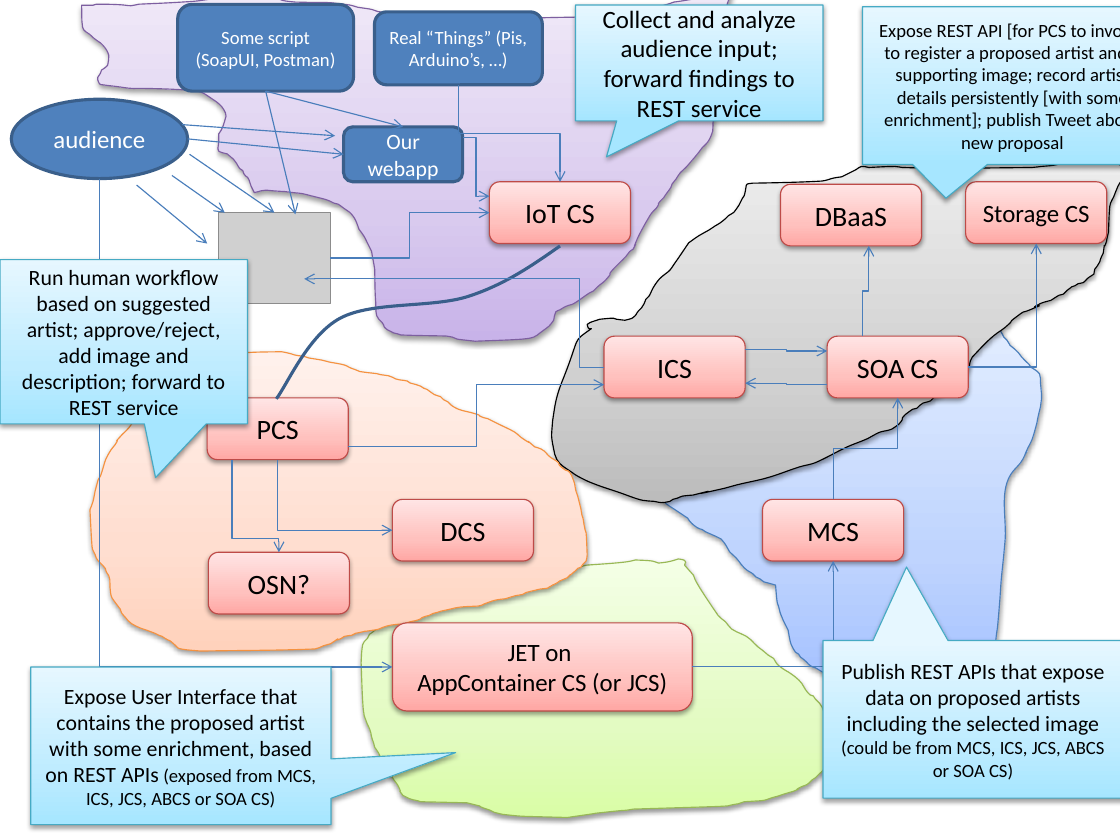
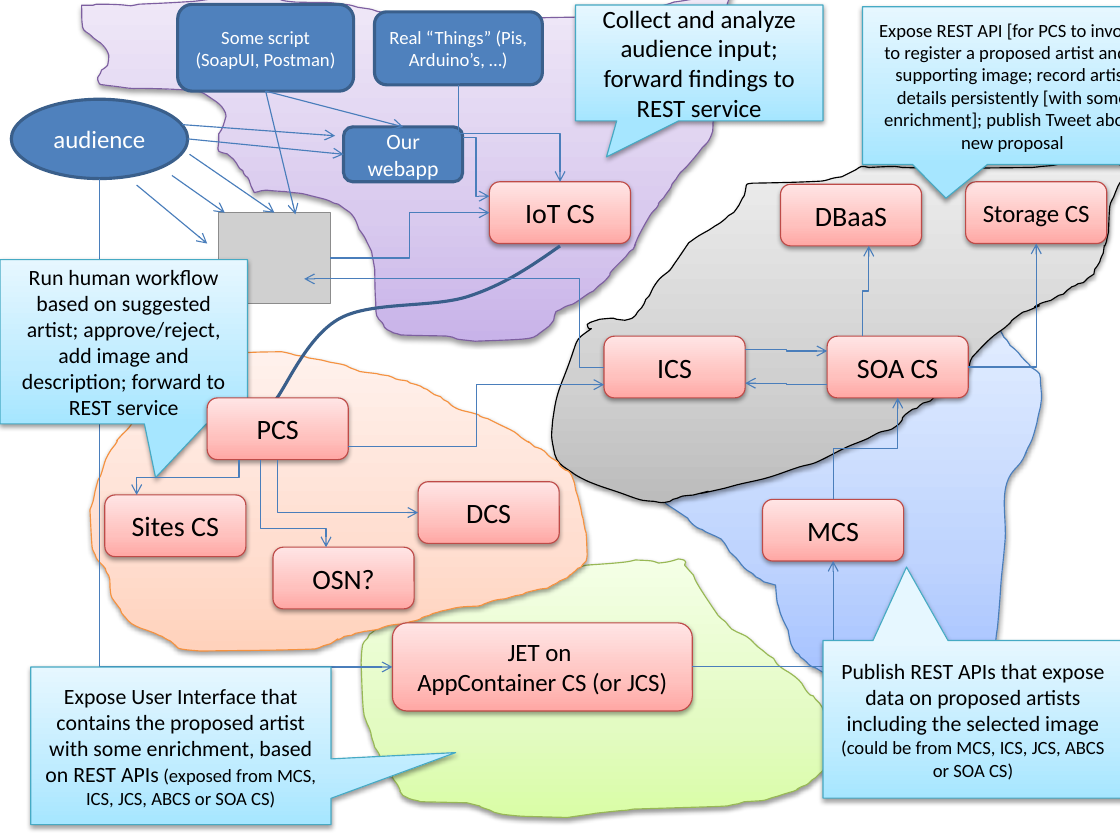
Before and after one commit to lucasjellema/aced-cloud-demo-ofmw2016-valencia, a slide deck: slide 2 of ofmw-forum2016-valencia-demo.pptx. Drawn at 1120x840 pixels with LibreOffice and Linux fonts; fonts in the diff are those of the drawing; grey boxes stand for pictures. Boxes give left, top, right and bottom in pixels: in the first picture for what was removed or moved away, otherwise in the second. Text is boxed around its words. In the diff, an @@ line names an element or a change of style, - is before the commit and + after.

Commit message:
Added Sites CS

```diff
--- a/ofmw-forum2016-valencia-demo.pptx
+++ b/ofmw-forum2016-valencia-demo.pptx
@@ elbow arrow added from (239, 459) to (137, 495), #4B7EBC 0.75 pt @@
@@ elbow arrow moved from (232, 459) - (279, 552) to (260, 459) - (326, 548) @@
@@ elbow arrow moved from (278, 459) - (392, 530) to (278, 459) - (418, 513) @@
@@ rounded rectangle added at (105, 495, 246, 557), fill gradient #FFA6A5 to #FFC0BF to #FFE7E7, outline #BF4C48 0.75 pt, 18 pt, text #000000 @@
+Sites CS
@@ rounded rectangle "DCS": place and size @@
-rounded rectangle "DCS" at (392, 500, 533, 561)
+rounded rectangle "DCS" at (418, 482, 559, 543)
@@ rounded rectangle "OSN?": place and size @@
-rounded rectangle "OSN?" at (208, 552, 349, 614)
+rounded rectangle "OSN?" at (273, 548, 414, 609)
```
Also in this commit, not shown: 5 other slides changed.
